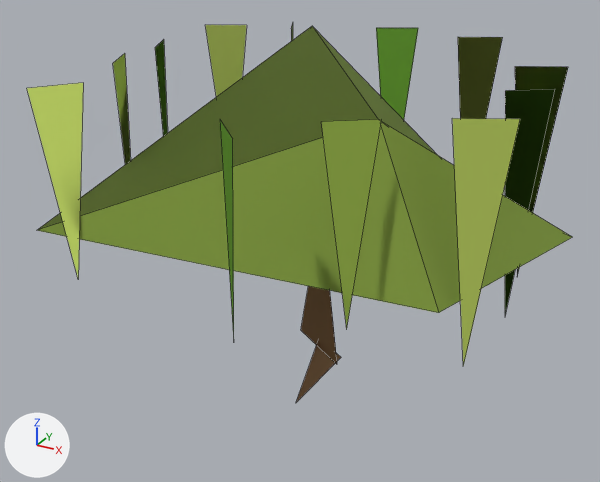
The glTF model game/assets/models/nature/tree_willow_4_lod2.glb as it was, and as the next commit left it.
Rendered twice from a 50 mm lens placed at (4.64, -8.99, 6.57), pointed at (-0.17, -0.24, 2.19). Lighting does not change. The marker at lower left points along +X, +Y and +Z. The picture after the commit comes second. Mesh edges are drawn as thin lines. Vertices at exactly the same position are counted once.

Objects in the first picture: 'tree_willow_4_lod2'.
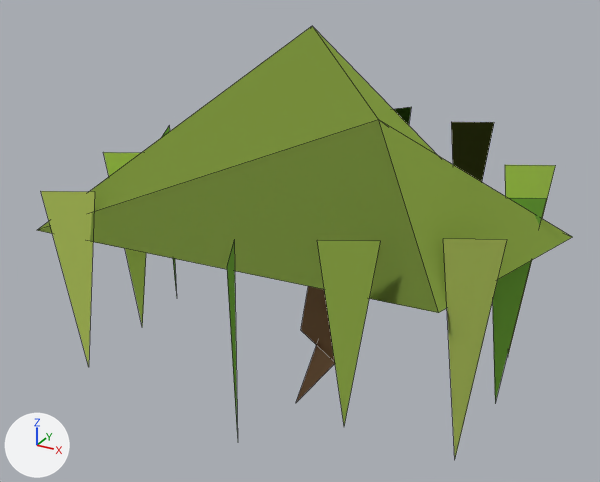
The edits, one by one:
me_tree_willow_4_lod2 is used by ob_tree_willow_4_lod2; location (0.0, 0.0, 0.0).
Verts and faces of me_tree_willow_4_lod2; kept vertices keep their numbers, new ones are numbered from 49.
me_tree_willow_4_lod2 had 49 vertices, 21 faces and spanned x -2.9..3.1, y -3.09..3.01, z -0.04..4.62.
me_tree_willow_4_lod2 now has 49 vertices, 21 faces and spans x -2.9..3.1, y -3.17..3.09, z -0.04..4.62.
me_tree_willow_4_lod2 part 1: the loose piece of 3 vertices spanning x 2.09..2.65, y 1.01..1.29, z 1.67..4.48 is moved by (0.0, 0.0, -1.24).
me_tree_willow_4_lod2 part 2: the loose piece of 3 vertices spanning x -2.72..-2.44, y -0.12..0.44, z 1.79..4.48 is moved by (0.0, 0.0, -1.24).
me_tree_willow_4_lod2 part 3: the loose piece of 3 vertices spanning x 0.82..1.39, y 2.59..2.88, z 1.55..4.48 is moved by (0.0, 0.0, -1.24).
me_tree_willow_4_lod2 part 4: the loose piece of 3 vertices spanning x -2.9..-2.34, y 1.72..2.0, z 1.6..4.48 is moved by (0.0, 0.0, -1.24).
me_tree_willow_4_lod2 part 5: the loose piece of 3 vertices spanning x 2.21..2.78, y -1.59..-1.31, z 1.75..4.48 is moved by (0.0, 0.0, -1.24).
me_tree_willow_4_lod2 part 6: the loose piece of 3 vertices spanning x -0.5..0.07, y 2.73..3.01, z 1.39..4.48 is rebuilt with 3 vertices and now spans x -0.43..0.0, y 2.66..3.09, z 0.15..3.25.
me_tree_willow_4_lod2 part 7: 6 loose pieces with 18 vertices, spanning x -2.54..2.76, y -3.09..2.64, z 1.7..4.49, are deleted.
Part 8, on me_tree_willow_4_lod2:
New vertex 52 is at (-2.4, -0.89, 0.61), pixel (142, 327).
New vertex 53 is at (-2.12, -0.74, 3.24).
New vertex 54 is at (-2.69, -1.03, 3.24), pixel (103, 152).
New vertex 55 is at (1.4, -2.08, 0.99).
New vertex 56 is at (1.68, -1.94, 3.24), pixel (380, 241).
New vertex 57 is at (1.12, -2.22, 3.24), pixel (317, 240).
New vertex 58 is at (2.27, -0.22, 3.24).
New vertex 59 is at (2.83, 0.07, 3.24), pixel (546, 198).
New vertex 60 is at (2.55, -0.07, 0.46), pixel (495, 403).
New vertex 61 is at (0.38, -2.6, 3.24).
New vertex 62 is at (0.66, -3.17, 3.24), pixel (226, 266).
New vertex 63 is at (0.52, -2.88, 0.99), pixel (237, 442).
New vertex 64 is at (-1.77, -2.22, 3.24), pixel (94, 191).
New vertex 65 is at (-2.06, -2.37, 0.87), pixel (88, 367).
New vertex 66 is at (-2.34, -2.51, 3.24), pixel (40, 191).
New faces: (52, 53, 54), (55, 56, 57) (mat_m_adce54 (green #adce54)).
New faces: (58, 59, 60), (61, 62, 63) (mat_m_6faa35 (green #6faa35)).
New faces: (64, 66, 65) (mat_m_c4da64 (green #c4da64)).
Other edits to the shape of me_tree_willow_4_lod2 do not show in these pictures.

Pixel boxes [x1, y1, x2, y2] of what changed, in the pictures (600 x 482 px; the box of a moved part takes in the faces that stretch with it):
'tree_willow_4_lod2', reshaped (14% taller)
    before: [27, 24, 572, 402]
    after: [37, 26, 572, 457]
part 1 of me_tree_willow_4_lod2, moved or reshaped
    before: [515, 66, 568, 276]
    after: [505, 165, 556, 354]
part 2 of me_tree_willow_4_lod2, moved or reshaped
    before: [155, 39, 168, 136]
    after: [161, 127, 177, 298]
part 3 of me_tree_willow_4_lod2, moved or reshaped
    before: [458, 37, 503, 119]
    after: [451, 122, 494, 182]
part 4 of me_tree_willow_4_lod2, moved or reshaped (not visible afterwards)
    before: [205, 25, 247, 97]
part 5 of me_tree_willow_4_lod2, moved or reshaped
    before: [452, 118, 520, 366]
    after: [443, 239, 507, 457]
part 6 of me_tree_willow_4_lod2, rebuilt
    before: [376, 28, 418, 120]
    after: [393, 107, 411, 125]
part 7 of me_tree_willow_4_lod2, deleted
    before: [27, 24, 555, 337]
part 8 of me_tree_willow_4_lod2, added
    after: [41, 152, 546, 442]
